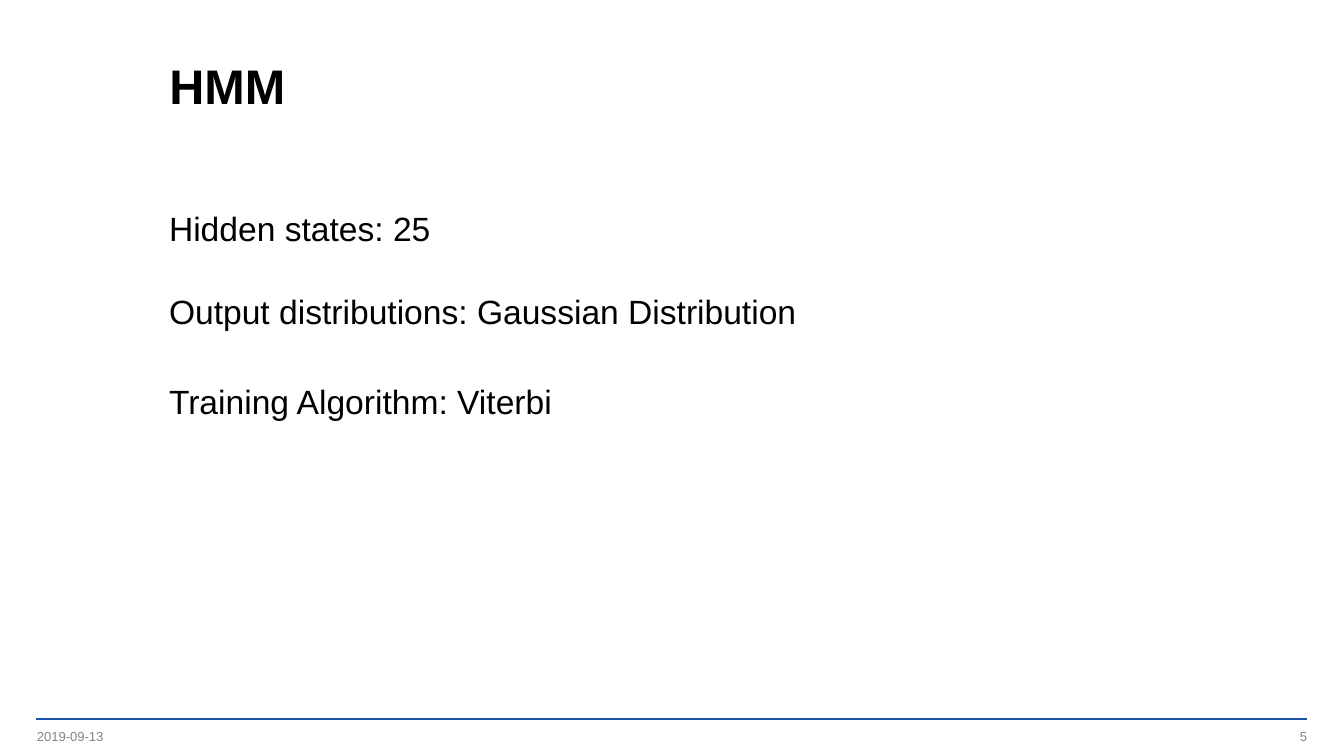
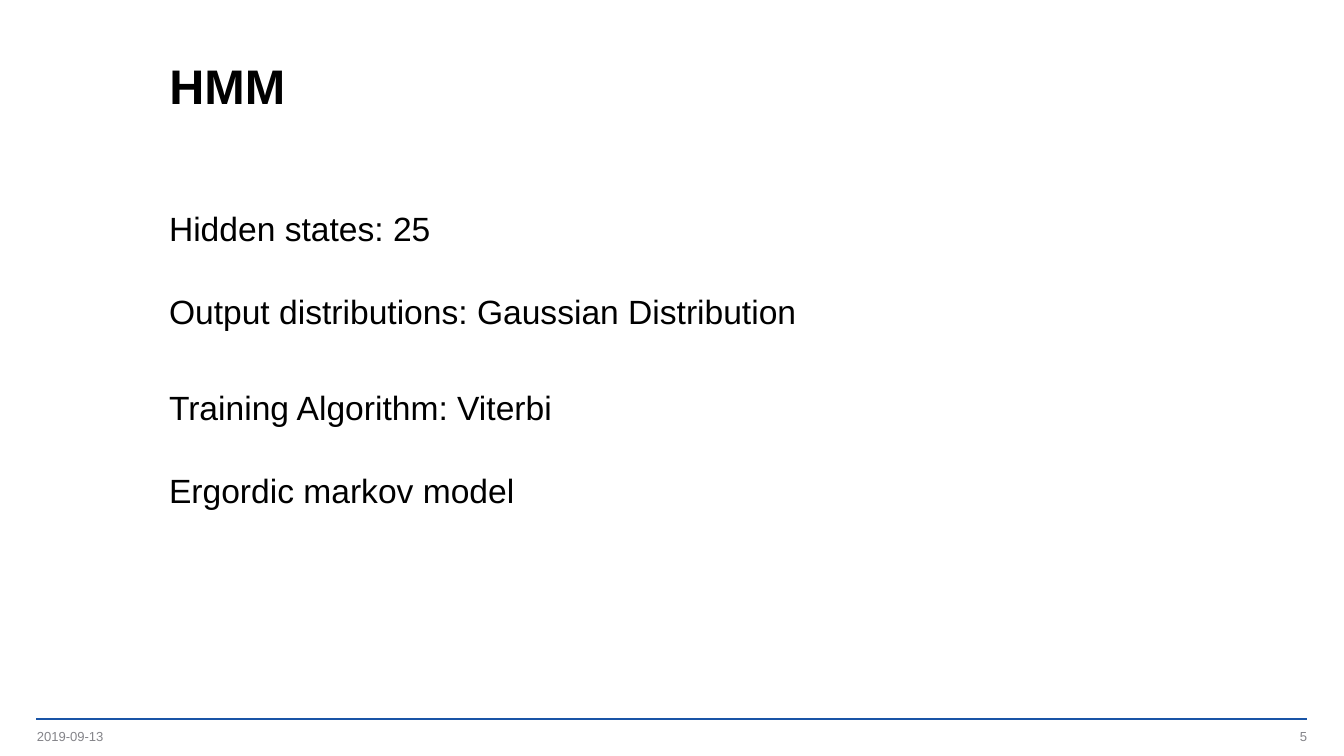
Before and after one commit to physics31415926/EQ2341-Pattern-Recognition-and-Machine-Learning, a slide deck: slide 5 of presentation.pptx. Drawn at 1344x756 pixels with LibreOffice and Linux fonts; fonts in the diff are those of the drawing; background and template pictures are left out. Boxes give left, top, right and bottom in pixels: in the first picture for what was removed or moved away, otherwise in the second. Text is boxed around its words. In the diff, an @@ line names an element or a change of style, - is before the commit and + after.

Commit message:
ppt

```diff
--- a/presentation.pptx
+++ b/presentation.pptx
@@ text "Training Algorithm: Viterbi": place and size @@
-text "Training Algorithm: Viterbi" at [169,389,552,420]
+text "Training Algorithm: Viterbi" at [169,395,552,426]
@@ text added at [169,478,514,509], 18 pt, text #000000 @@
+Ergordic markov model
```
Also in this commit, not shown: 2 other slides changed, 3 slides added.
